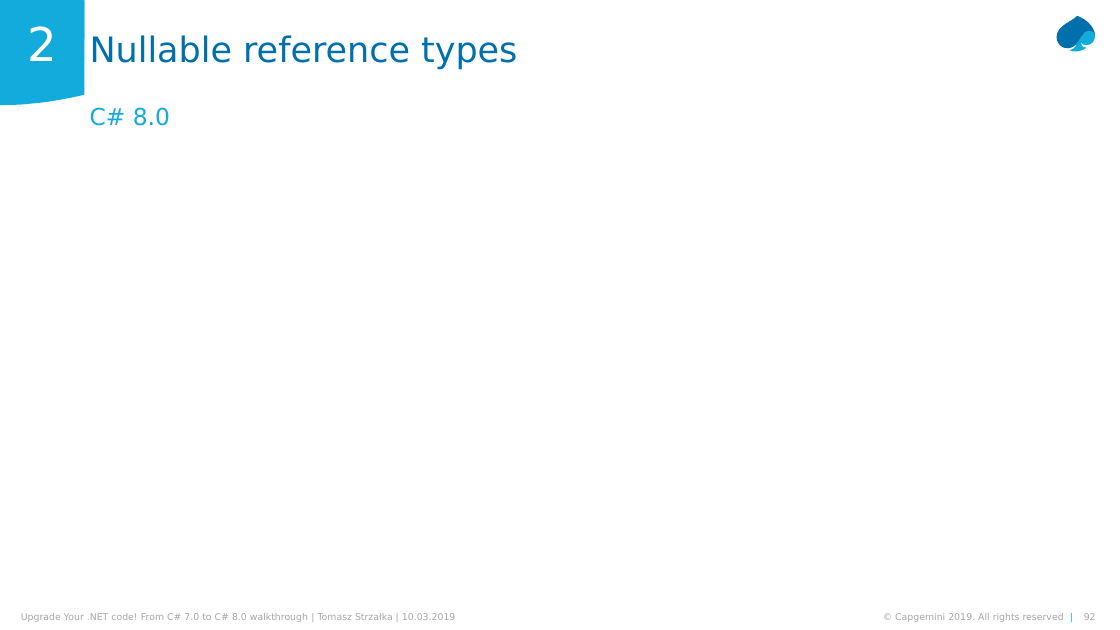
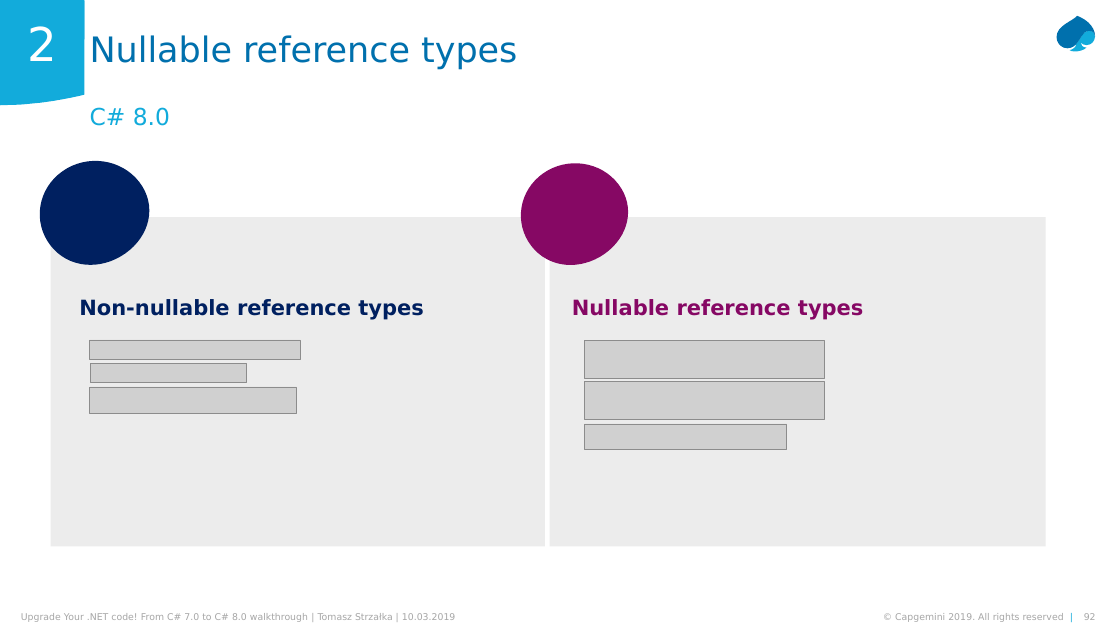
Before and after one commit to PWrGitHub194238/Capgemini.NET, a slide deck: slide 92 of CSharp80/Presentation/CSharp80.pptx. Drawn at 1120x630 pixels with LibreOffice and Linux fonts; fonts in the diff are those of the drawing; grey boxes stand for pictures. Boxes give left, top, right and bottom in pixels: in the first picture for what was removed or moved away, otherwise in the second. Text is boxed around its words. In the diff, an @@ line names an element or a change of style, - is before the commit and + after.

Commit message:
11.NullableReferenceTpes

```diff
--- a/CSharp80/Presentation/CSharp80.pptx
+++ b/CSharp80/Presentation/CSharp80.pptx
@@ freeform shape added at [33,154,158,271], fill #002060 @@
@@ freeform shape added at [514,156,637,271], fill #860864 @@
@@ rectangle added at [50,218,544,547], fill #ECECEC @@
@@ rectangle added at [550,218,1046,547], fill #ECECEC @@
@@ text added at [79,299,423,320], 18 pt, text #002060, bold @@
+Non-nullable reference types
@@ text added at [572,299,863,320], 18 pt, text #860864, bold @@
+Nullable reference types
@@ picture added at [90,340,301,360] @@
@@ picture added at [585,341,825,379] @@
@@ picture added at [90,364,246,383] @@
@@ picture added at [90,387,297,413] @@
@@ picture added at [585,381,825,419] @@
@@ picture added at [585,424,787,450] @@
```
Also in this commit, not shown: 13 other slides changed, 2 slides added, 59 other files.
